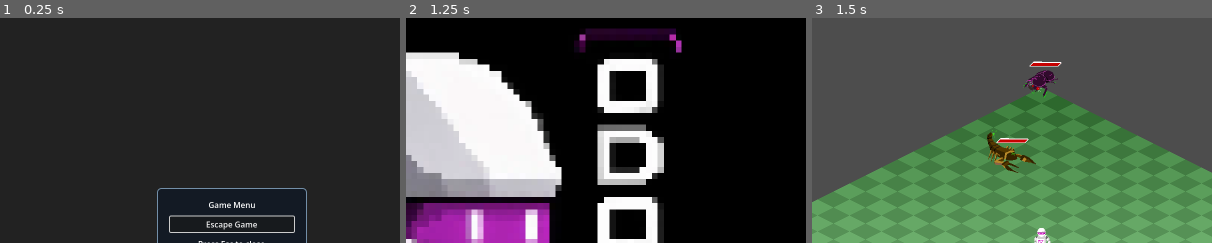
Above: before the commit, frames 1-3 (left to right).
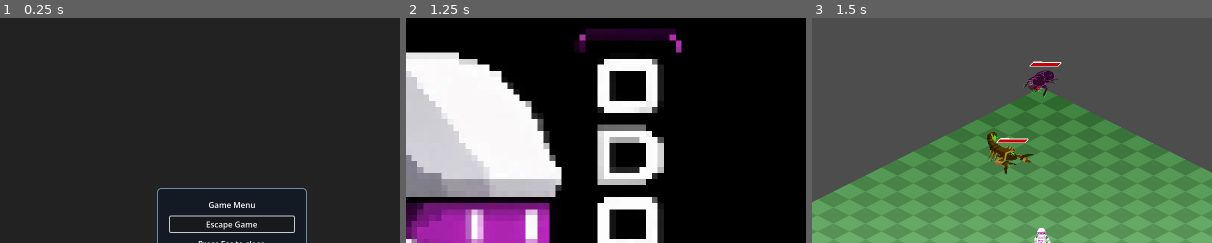
Above: after the commit, the same moments.

Repository: NoeRoberties/Odomat
Game: Godot game, scene res://Scenes/UI/InGameMenu/InGameMenu.tscn
Two runs of this game, one before a commit and one after it. Both use one fixed random seed, a clock stepped at 60 frames per second and the inputs below. This scene is started directly instead of the project's main scene.
Inputs:
- Up to frame 1 (0.25 s): no input
- Up to frame 2 (1.25 s): click "Escape Game" at 0.5 s
- Up to frame 3 (1.5 s): click "Start Game" at 1.25 s
The pictures show only the part of the screen within x 21-71%, y 0-50%; the shares and areas given below are measured in that part.

Frames 1-2 are identical in both runs. In frame 3, 0.2% of the frame differs, in the area x 44-56%, y 49-70%.

Commit message:
[ADD] Hurt animation for scorpio

Diff:
--- a/godot-project/odomat/Scenes/Enemies/Scorpio/Scorpio.tscn
+++ b/godot-project/odomat/Scenes/Enemies/Scorpio/Scorpio.tscn
@@ -2,6 +2,18 @@
 
 [ext_resource type="Script" uid="uid://chryh12f7kkfn" path="res://Scripts/Enemies/Scorpio/scorpio.gd" id="1_5wdew"]
 [ext_resource type="Texture2D" uid="uid://dyjbm5vr8epcy" path="res://Assets/Enemy/Mobs/Scorpion/Scorpion.png" id="3_ylibe"]
+
+[sub_resource type="AtlasTexture" id="AtlasTexture_g557x"]
+atlas = ExtResource("3_ylibe")
+region = Rect2(0, 384, 128, 128)
+
+[sub_resource type="AtlasTexture" id="AtlasTexture_1oyp2"]
+atlas = ExtResource("3_ylibe")
+region = Rect2(128, 384, 128, 128)
+
+[sub_resource type="AtlasTexture" id="AtlasTexture_fqim4"]
+atlas = ExtResource("3_ylibe")
+region = Rect2(256, 384, 128, 128)
 
 [sub_resource type="AtlasTexture" id="AtlasTexture_ylibe"]
 atlas = ExtResource("3_ylibe")
@@ -49,6 +61,20 @@
 
 [sub_resource type="SpriteFrames" id="SpriteFrames_ckcc7"]
 animations = [{
+"frames": [{
+"duration": 1.0,
+"texture": SubResource("AtlasTexture_g557x")
+}, {
+"duration": 1.0,
+"texture": SubResource("AtlasTexture_1oyp2")
+}, {
+"duration": 1.0,
+"texture": SubResource("AtlasTexture_fqim4")
+}],
+"loop": false,
+"name": &"hurt",
+"speed": 5.0
+}, {
 "frames": [{
 "duration": 1.0,
 "texture": SubResource("AtlasTexture_ylibe")
@@ -123,7 +149,7 @@
 
 [node name="AnimatedSprite2D" type="AnimatedSprite2D" parent="." unique_id=1330407458]
 sprite_frames = SubResource("SpriteFrames_ckcc7")
-animation = &"shoot"
+animation = &"hurt"
 speed_scale = 1.5
 centered = false
 offset = Vector2(-32.275, -47.155)
--- a/godot-project/odomat/Scripts/Enemies/Scorpio/scorpio.gd
+++ b/godot-project/odomat/Scripts/Enemies/Scorpio/scorpio.gd
@@ -88,6 +88,7 @@
 	_state = State.KNOCKBACK
 	_has_shot = false
 	_shoot_end_timer = 0.0
+	_animated_sprite.play("hurt")
 
 
 func _place_health_bar() -> void:
Binary file changed: godot-project/odomat/Assets/Enemy/Mobs/Scorpion/Scorpion.png
